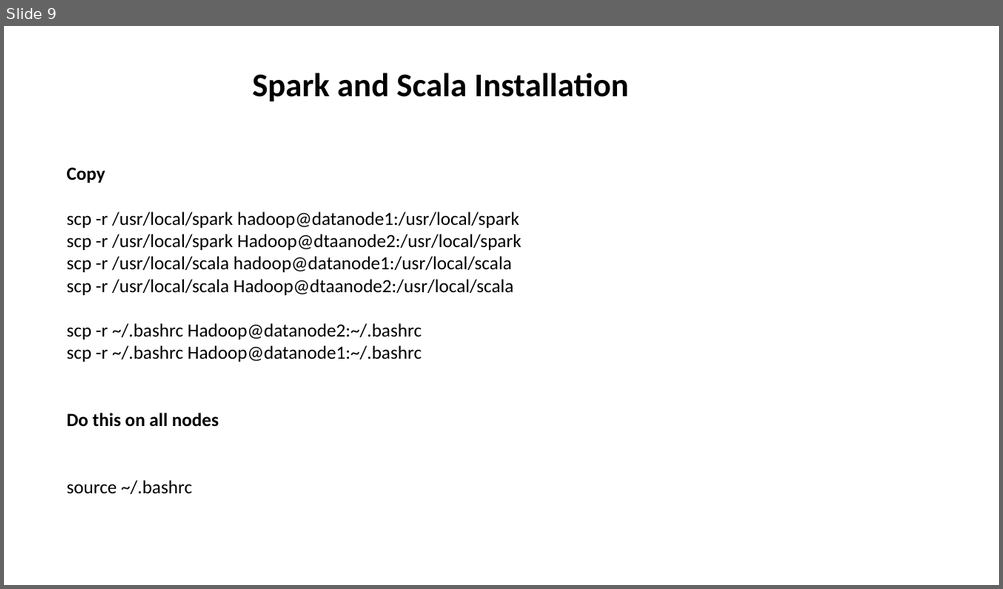
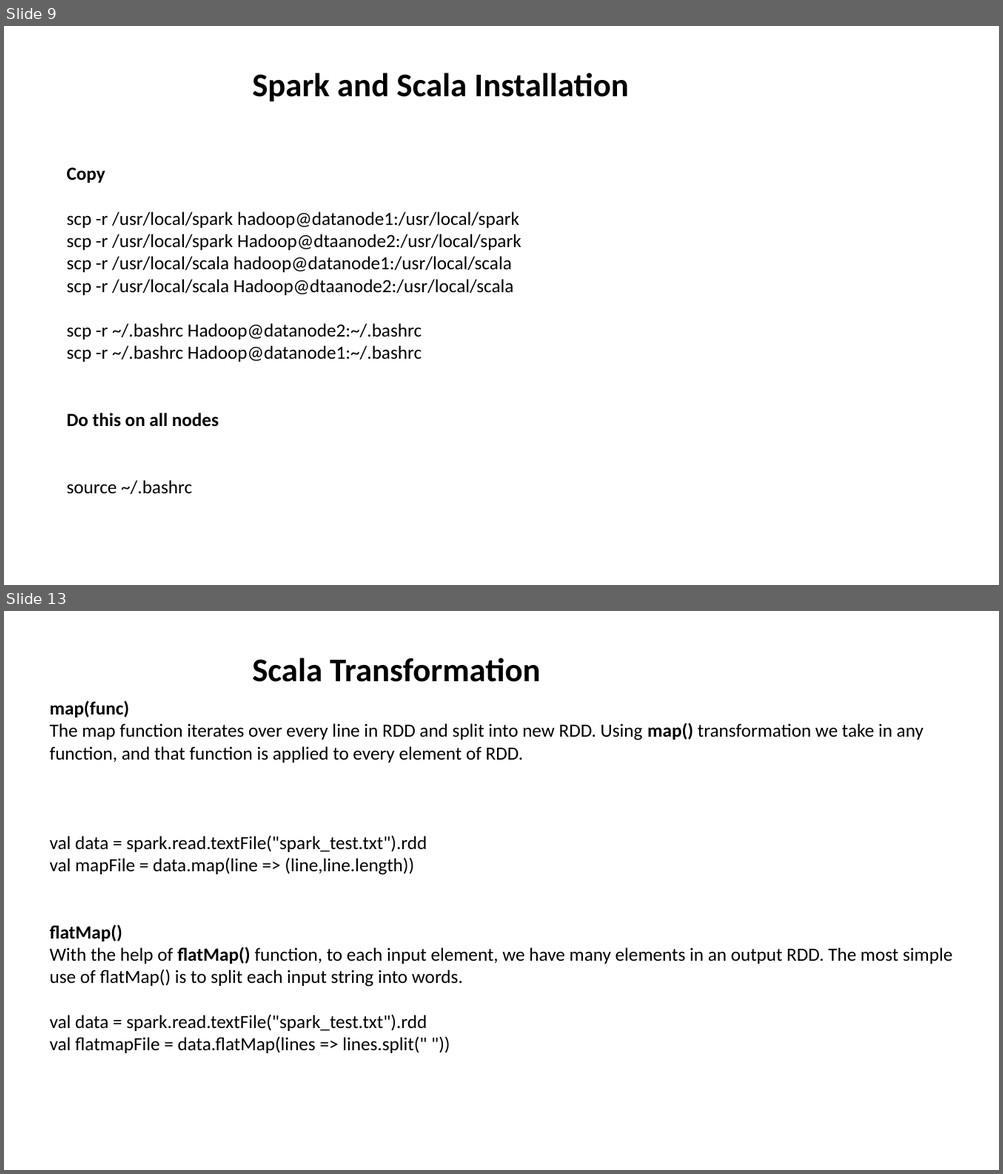
Before and after one commit to aashmishra/Bigdata_ppt, a slide deck: sparkscala.pptx. Shown one above the other, each under a label of ours: slide 9 before the commit, slides 9 and 13 after it; the slides between them are not shown. The pictures are 1003x589 and 1003x1174 pixels, drawn with LibreOffice and Linux fonts; fonts in the diff are those of the drawing. Boxes give left, top, right and bottom in pixels: in the first picture for what was removed or moved away, otherwise in the second. Text is boxed around its words. In the diff, an @@ line names an element or a change of style, - is before the commit and + after.

```diff
--- a/sparkscala.pptx
+++ b/sparkscala.pptx
@@ slide 13 added at bbox=[4, 611, 999, 1170], background #FFFFFF @@
@@ text added at bbox=[252, 658, 540, 682], 32 pt, text #000000, bold @@
+Scala Transformation
@@ text added at bbox=[50, 701, 952, 1054], 18 pt, text #000000 @@
+map(func)
+The map function iterates over every line in RDD and split into new RDD. Using map() transformation we take in any function, and that function is applied to every element of RDD.
+val data = spark.read.textFile("spark_test.txt").rdd
+val mapFile = data.map(line => (line,line.length))
+flatMap()
+With the help of flatMap() function, to each input element, we have many elements in an output RDD. The most simple use of flatMap() is to split each input string into words.
+val data = spark.read.textFile("spark_test.txt").rdd
+val flatmapFile = data.flatMap(lines => lines.split(" "))
```
Also in this commit, not shown: 12 other slides added, 1 slide removed.
